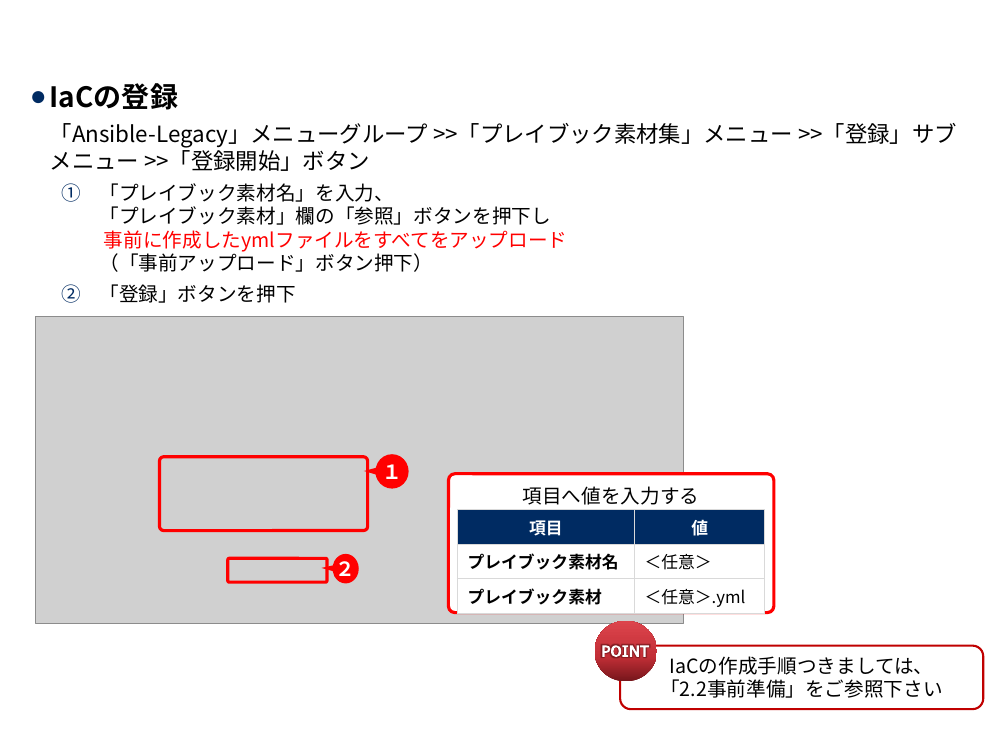
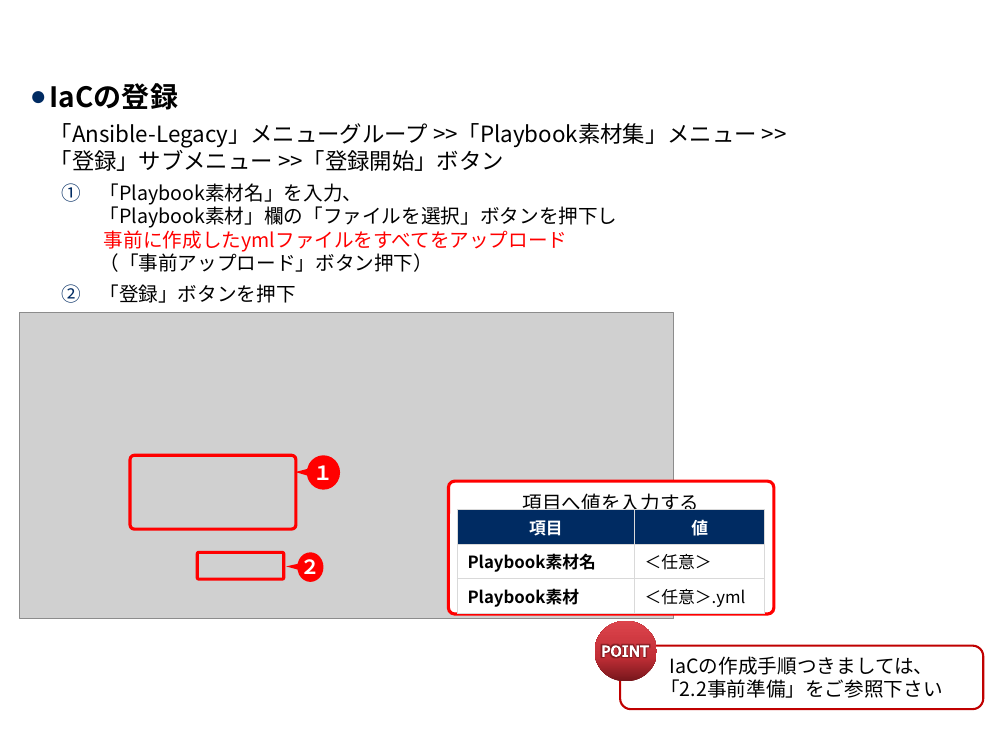
Before and after one commit to exastro-suite/it-automation-docs, a slide deck: slide 13 of asset/Learn_ja/ITA-Conductor_practice_ja.pptx. Drawn at 1008x756 pixels with LibreOffice and Linux fonts; fonts in the diff are those of the drawing; grey boxes stand for pictures; background and template pictures are left out. Boxes give left, top, right and bottom in pixels: in the first picture for what was removed or moved away, otherwise in the second. Text is boxed around its words. In the diff, an @@ line names an element or a change of style, - is before the commit and + after.

```diff
--- a/asset/Learn_ja/ITA-Conductor_practice_ja.pptx
+++ b/asset/Learn_ja/ITA-Conductor_practice_ja.pptx
@@ text at [50,123,757,272]: text changed @@
-  「Ansible-Legacy」メニューグループ >>「プレイブック素材集」メニュー >>「登録」サブメニュー >>「登録開始」ボタン
-    1. 「プレイブック素材名」を入力、
-       「プレイブック素材」欄の「参照」ボタンを押下し
-       事前に作成したymlファイルをすべてをアップロード
-       （「事前アップロード」ボタン押下）
+  「Ansible-Legacy」メニューグループ >>「Playbook素材集」メニュー >>
+  「登録」サブメニュー >>「登録開始」ボタン
+    1. 「Playbook素材名」を入力、
+       「Playbook素材」欄の「ファイルを選択」ボタンを押下し
+       事前に作成したymlファイルをすべてをアップロード
+       （「事前アップロード」ボタン押下）
@@ picture: place and size @@
-picture at [35,317,683,623]
+picture at [20,312,674,619]
@@ rounded rectangle: place and size @@
-rounded rectangle at [159,457,368,530]
+rounded rectangle at [130,456,296,529]
@@ speech bubble "１": place and size @@
-speech bubble "１" at [375,455,408,489]
+speech bubble "１" at [306,456,340,490]
@@ rounded rectangle "項目へ値を入力する": place and size @@
-rounded rectangle "項目へ値を入力する" at [449,474,774,613]
+rounded rectangle "項目へ値を入力する" at [449,481,774,614]
@@ table at [458,510,765,611] @@
-row 2, column 1: プレイブック素材名
+row 2, column 1: Playbook素材名
-row 3, column 1: プレイブック素材
+row 3, column 1: Playbook素材
@@ rounded rectangle: place and size @@
-rounded rectangle at [228,558,327,583]
+rounded rectangle at [198,552,284,579]
@@ speech bubble "２": place and size @@
-speech bubble "２" at [333,554,359,584]
+speech bubble "２" at [297,552,324,582]
```
Also in this commit, not shown: 22 other slides changed, 2 other files.
